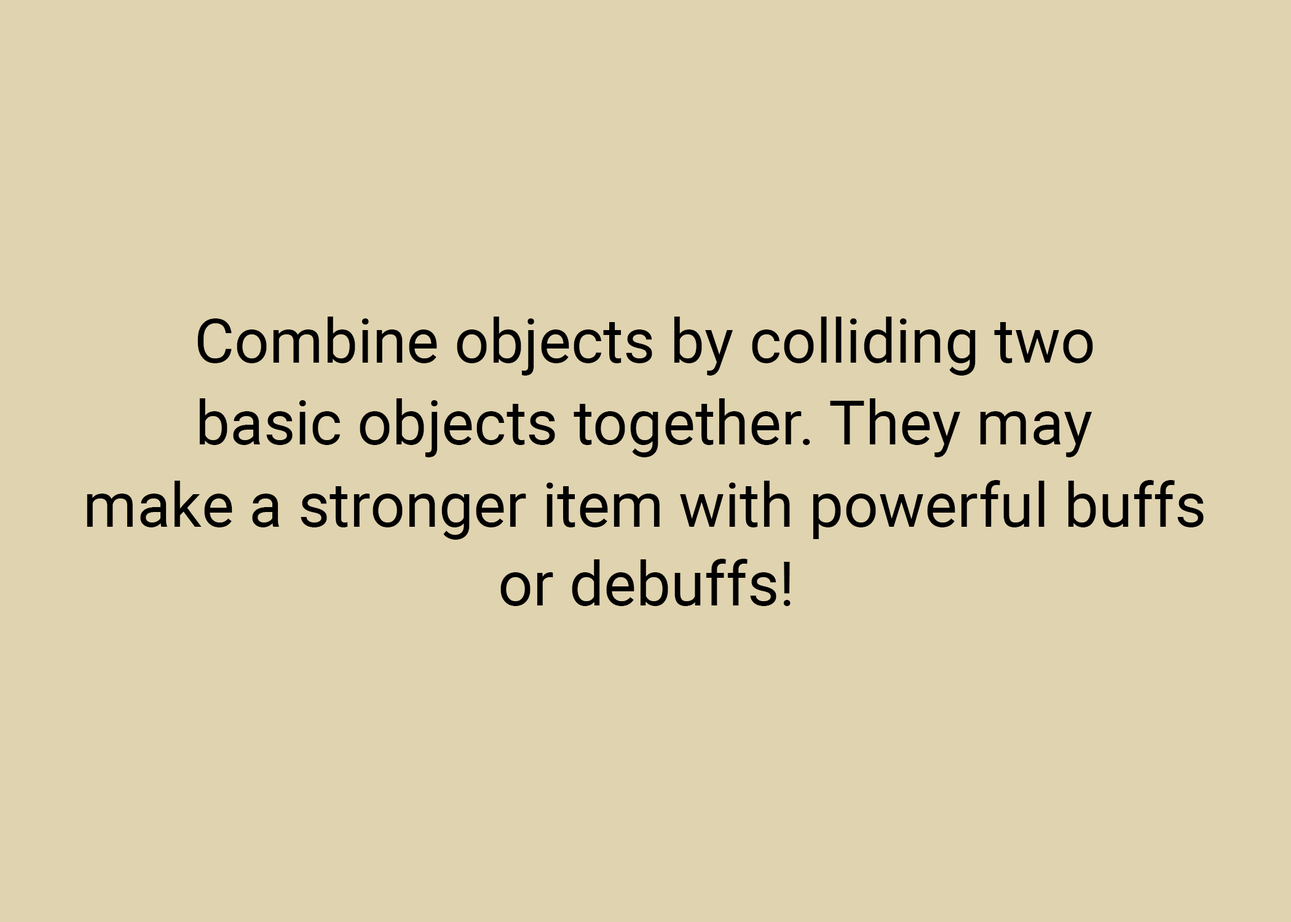
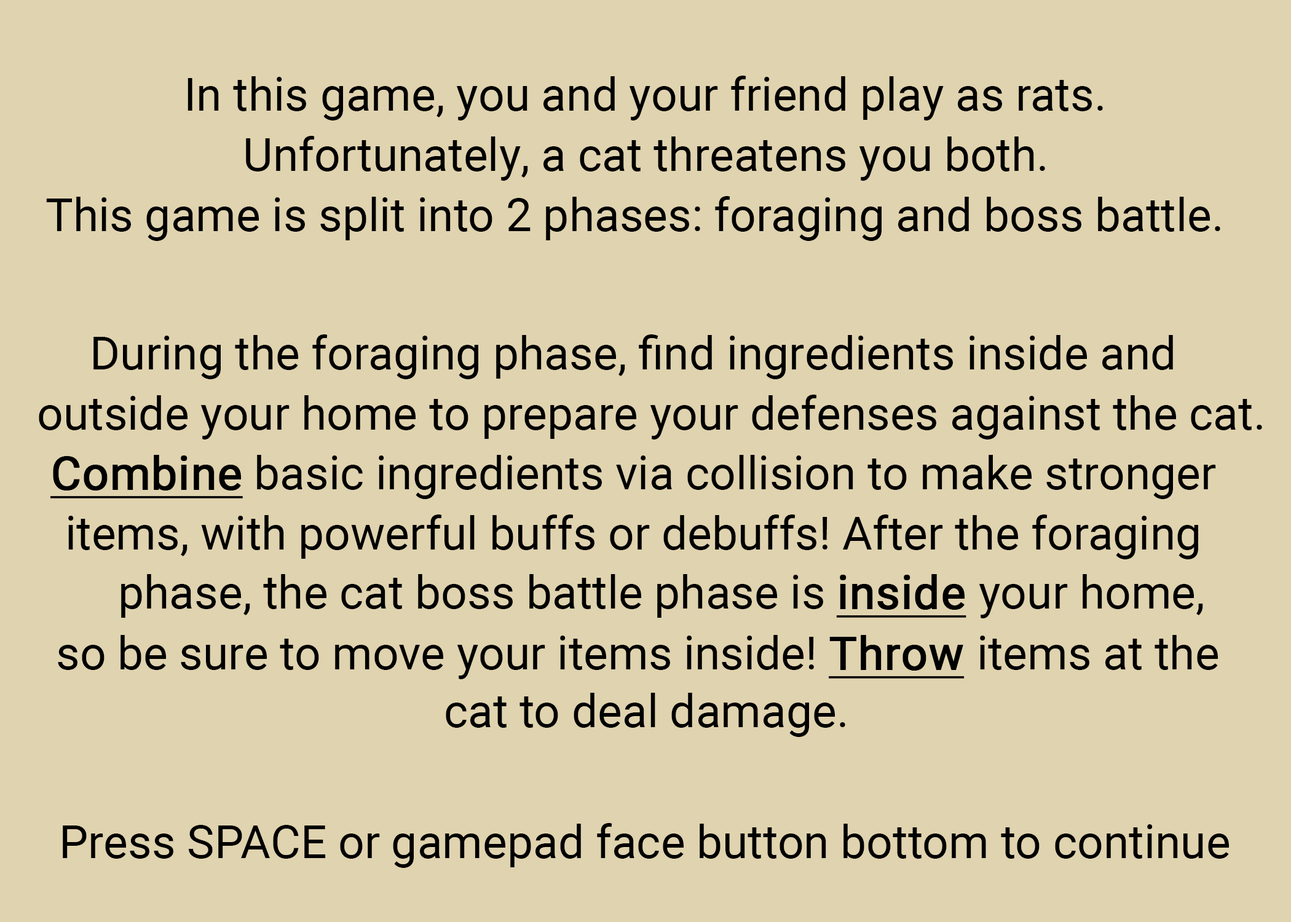
Before/after of a w=1291, h=922 layered artwork. What changed in the layer stack:
added layer "Press SPACE or gamepad face button bottom to continue" above "t" over [62, 823, 1230, 869]
added layer "t" above "so be sure to move your items inside! Throw items at the" over [445, 693, 846, 738]
added layer "so be sure to move your items inside! Throw items at the" above "Layer 1" over [57, 635, 1219, 680]
renamed "or debuffs!" to "phase, the cat boss battle phase is inside your home,", painted on it over [121, 559, 1204, 619]
added layer "items, with powerful buffs or debuffs! After the foraging" above "Combine basic ingredients via collision to make stronger" over [68, 514, 1199, 560]
added layer "Combine basic ingredients via collision to make stronger" above "outside your home to prepare your defenses against the cat." over [50, 455, 1217, 500]
added layer "outside your home to prepare your defenses against the cat." above "During the foraging phase, find ingredients inside and" over [38, 394, 1263, 440]
renamed "make a stronger item with powerful buffs" to "During the foraging phase, find ingredients inside and", painted on it over [86, 334, 1205, 540]
added layer "This game is split into 2 phases: foraging and boss battle." above "Unfortunately, a cat threatens you both." over [46, 196, 1221, 242]
renamed "basic objects together. They may" to "Unfortunately, a cat threatens you both.", painted on it over [199, 135, 1093, 458]
renamed "Combine objects by colliding two" to "In this game, you and your friend play as rats.", painted on it over [187, 75, 1104, 376]
